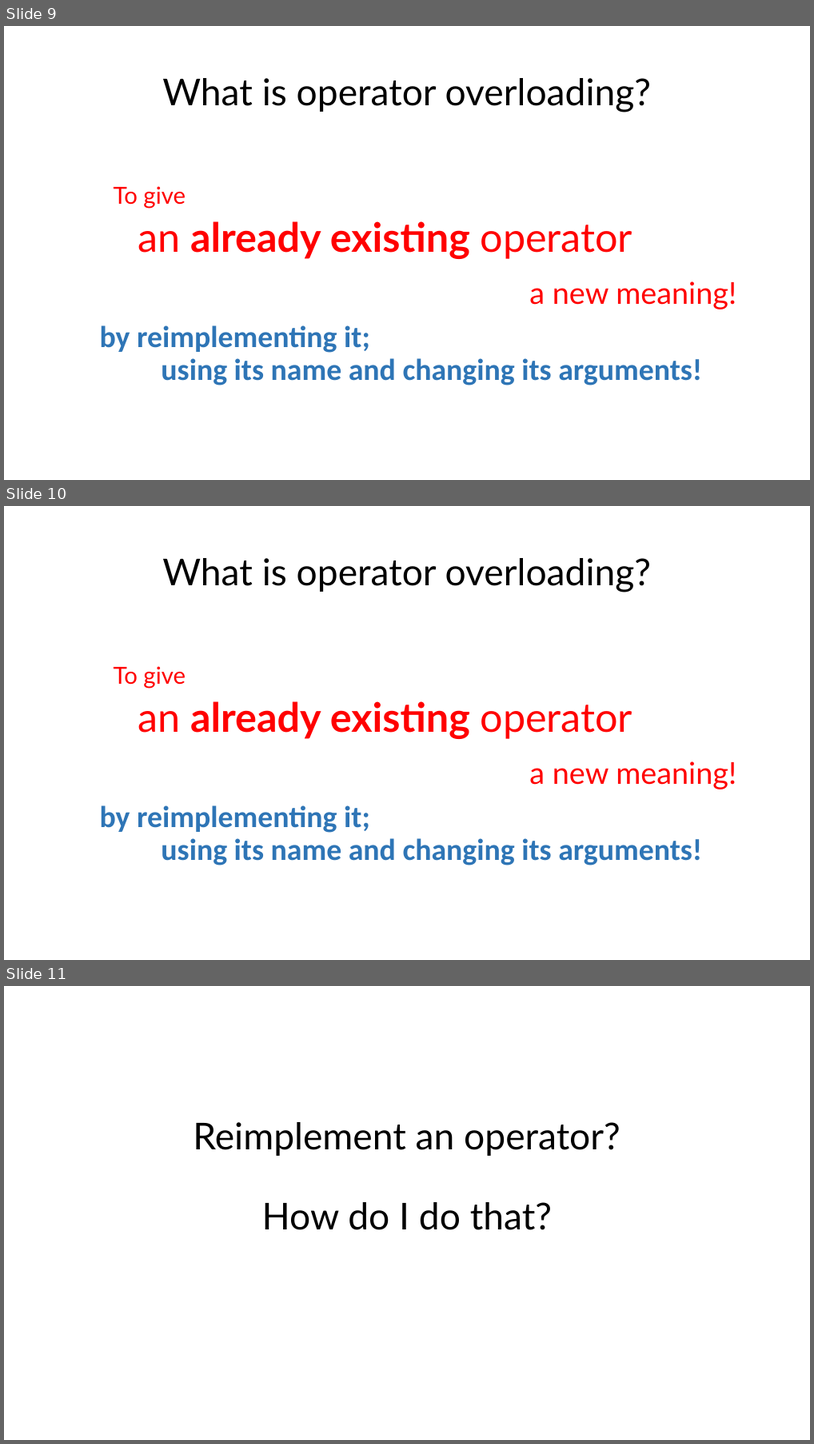
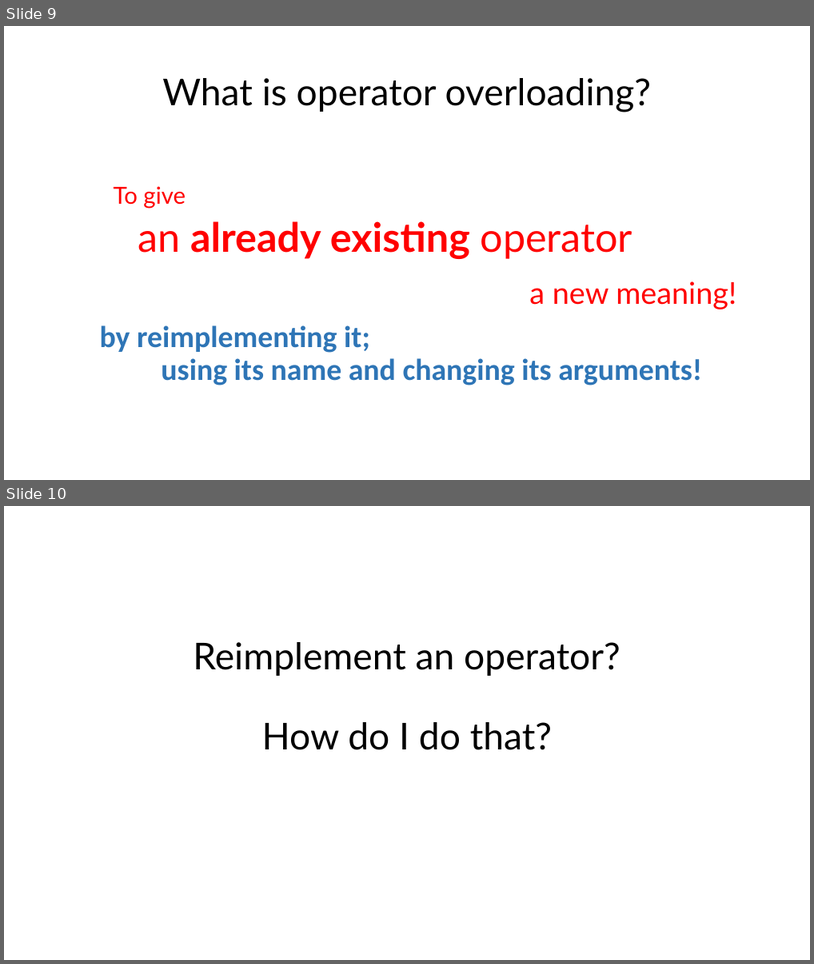
Before and after one commit to yhao18/OOP244-NABD-Notes, a slide deck: D/08-Oct14/Operators.pptx. Shown one above the other, each under a label of ours: slides 9, 10 and 11 before the commit, slides 9 and 10 after it. The pictures are 814x1444 and 814x964 pixels, drawn with LibreOffice and Linux fonts; fonts in the diff are those of the drawing. Boxes give left, top, right and bottom in pixels: in the first picture for what was removed or moved away, otherwise in the second. Text is boxed around its words. In the diff, an @@ line names an element or a change of style, - is before the commit and + after.

Commit message:
Overloading

```diff
--- a/D/08-Oct14/Operators.pptx
+++ b/D/08-Oct14/Operators.pptx
@@ slide 10 removed at bbox=[4, 506, 810, 960], background #FFFFFF @@
@@ title removed at bbox=[162, 558, 651, 592] @@
-What is operator overloading?
@@ text removed at bbox=[100, 666, 737, 865] @@
-To give
-an already existing operator
-a new meaning!
-by reimplementing it;
-using its name and changing its arguments!
@@ what was slide 11 is now slide 10 @@
```
Also in this commit, not shown: 3 slides changed, 2 other slides removed, 10 other files.
